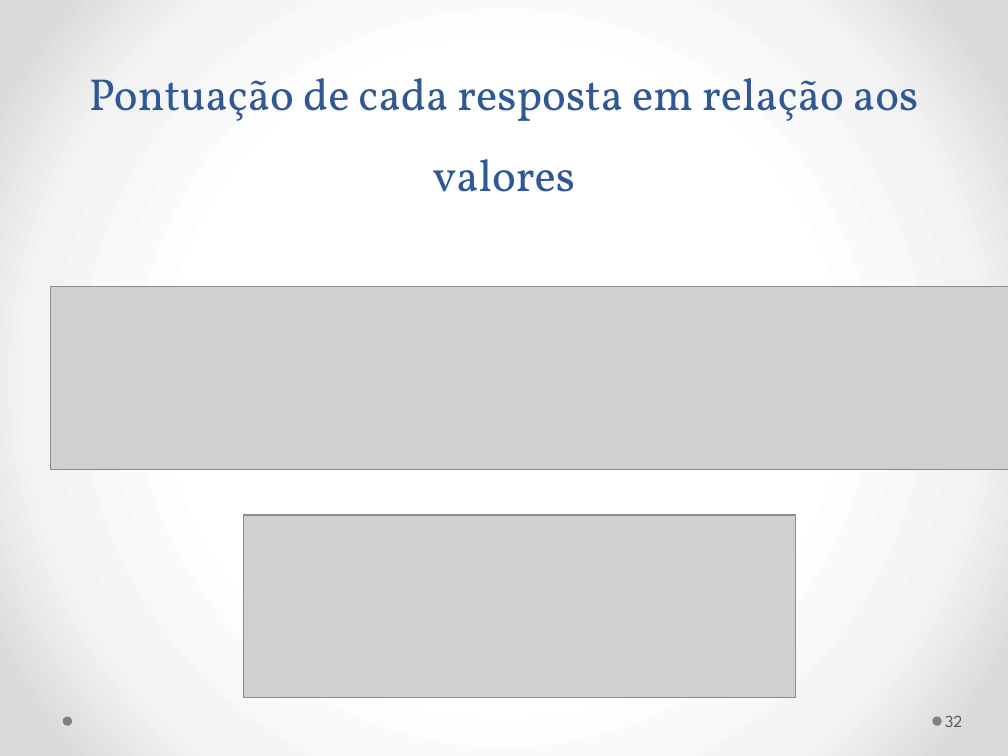
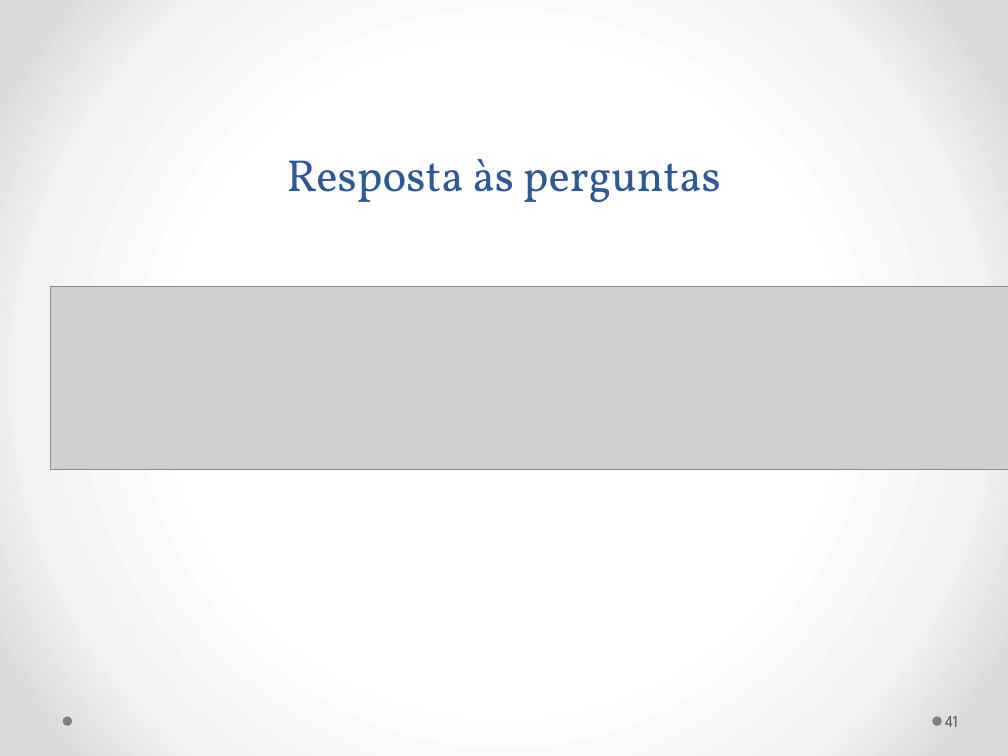
Before and after one commit to gmafonso/mestrado, a slide deck: slide 41 of Seminário/Seminário Dissertação Gladistone 2.pptx (slide 32 before the commit). Drawn at 1008x756 pixels with LibreOffice and Linux fonts; fonts in the diff are those of the drawing; grey boxes stand for pictures. Boxes give left, top, right and bottom in pixels: in the first picture for what was removed or moved away, otherwise in the second. Text is boxed around its words. In the diff, an @@ line names an element or a change of style, - is before the commit and + after.

```diff
--- a/Seminário/Seminário Dissertação Gladistone 2.pptx
+++ b/Seminário/Seminário Dissertação Gladistone 2.pptx
@@ title at (x1=287, y1=159, x2=721, y2=202): text changed @@
-Pontuação de cada resposta em relação aos valores
+Resposta às perguntas
@@ picture removed at (x1=244, y1=515, x2=796, y2=698) @@
@@ page number at (x1=945, y1=716, x2=958, y2=727): text changed @@
-32
+41
```
Also in this commit, not shown: 7 other slides changed, 14 slides added, 1 slide removed, 7 other files.
